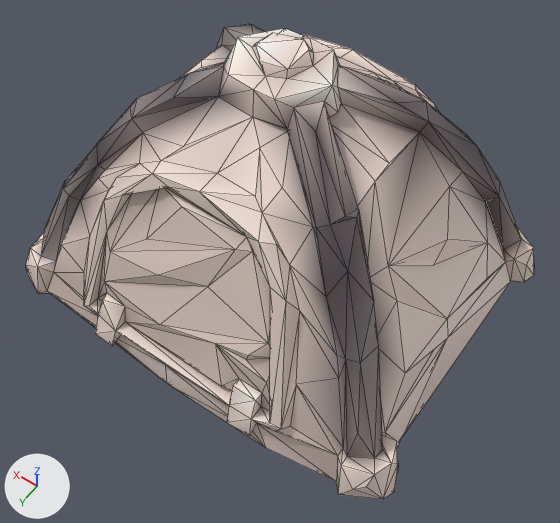
A saved change to the glTF model public/models/prop_tent.glb.
Rendered twice from a 50 mm camera at (-1.44, 2.03, 3.25) aimed at (-0.17, 0.26, 0.46). Arrows for +X, +Y and +Z are at lower left; the lights stay in place. The first picture is the older version. Mesh edges are drawn as thin lines. Where no turn or scale is listed for an object, it has been applied to the vertices.

The older version as bpy lines, for what is in view:
```python
mat_material_0 = bpy.data.materials.new('Material_0')
mat_material_0.use_nodes = True; mat_material_0.node_tree.nodes.clear()
_N = mat_material_0.node_tree.nodes; _L = mat_material_0.node_tree.links
n0 = _N.new('ShaderNodeBsdfPrincipled'); n0.name = 'Principled BSDF'
n1 = _N.new('ShaderNodeOutputMaterial'); n1.name = 'Material Output'
n2 = _N.new('ShaderNodeVertexColor'); n2.name = 'Color Attribute'
_L.new(n0.outputs[0], n1.inputs[0])  # 'BSDF' to 'Surface'
_L.new(n2.outputs[0], n0.inputs[0])  # 'Color' to 'Base Color'
me_mesh_0 = bpy.data.meshes.new('Mesh_0')
me_mesh_0.from_pydata(...)  # 402 vertices, 797 faces; spans x -1.1..1.1, y -0.9..0.9, z -0.7..0.7
me_mesh_0.materials.append(mat_material_0)
ob_mesh_0 = bpy.data.objects.new('Mesh_0', me_mesh_0)
ob_mesh_0.location = (0.0, 0.0, 0.7)
```
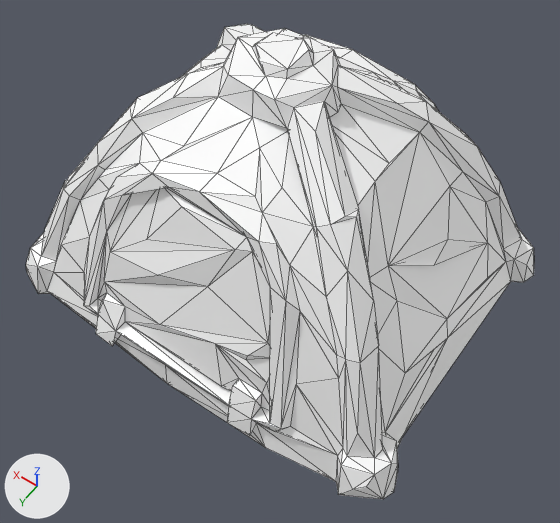
Edits to the bpy script that builds the scene:
```text
Change mat_material_0:
    where n0 = _N.new('ShaderNodeBsdfPrincipled'); n0.name = 'Principled BSDF'
    add n0.inputs[0].default_value = (1.0, 1.0, 1.0, 1.0)  # 'Base Color', white #ffffff
    remove n2 = _N.new('ShaderNodeVertexColor'); n2.name = 'Color Attribute'
    remove _L.new(n2.outputs[0], n0.inputs[0])  # 'Color' to 'Base Color'
```

Pixel boxes [x1, y1, x2, y2] of what changed, in the pictures (560 x 523 px):
'Mesh_0', recoloured (lighter)
    both: [26, 24, 534, 499]
